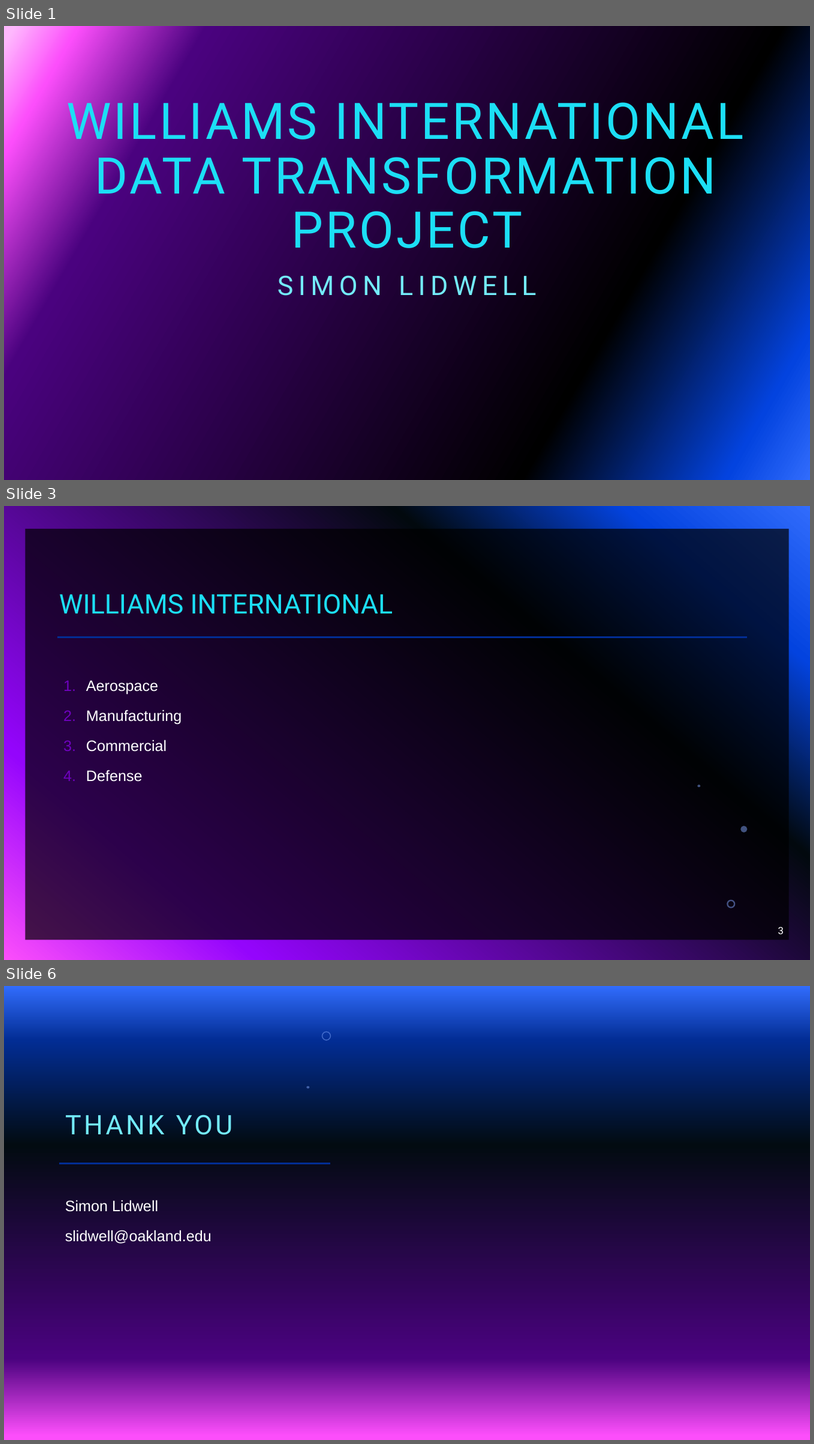
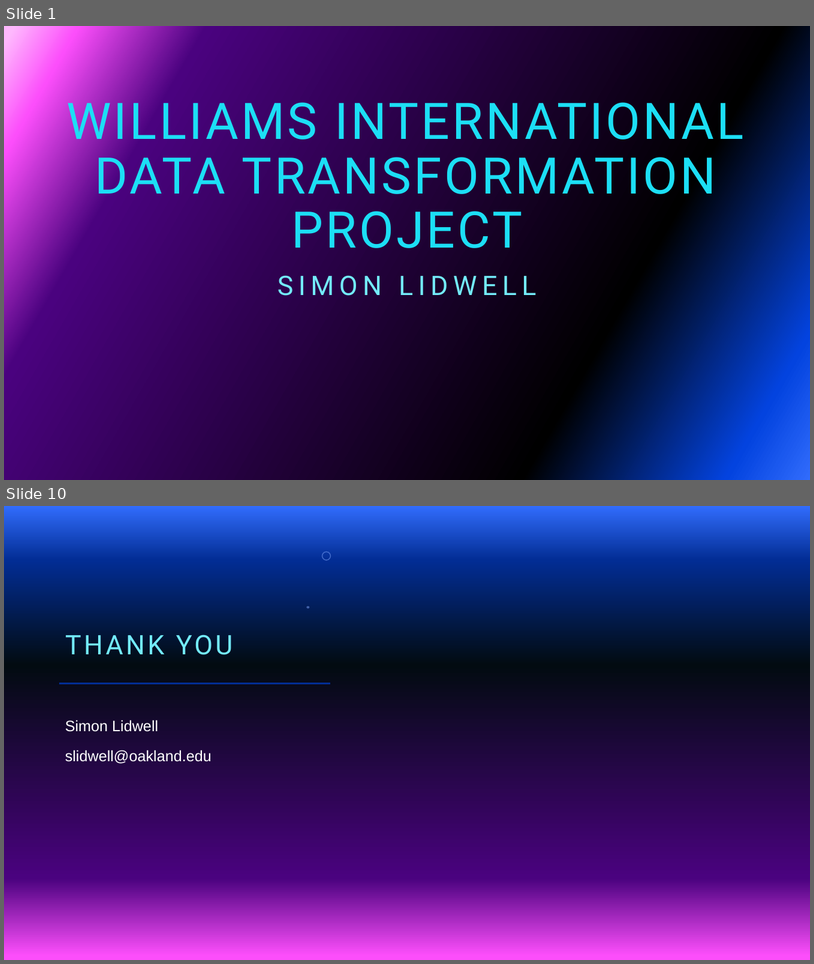
Before and after one commit to slidwell44/MIS6940_finalProject, a slide deck: docs/powerpoint/Technical - WI Data Lake.pptx. Shown one above the other, each under a label of ours: slides 1, 3 and 6 before the commit, slides 1 and 10 after it; the slides between them are not shown. The pictures are 814x1444 and 814x964 pixels, drawn with LibreOffice and Linux fonts; fonts in the diff are those of the drawing; background and template pictures are left out. Boxes give left, top, right and bottom in pixels: in the first picture for what was removed or moved away, otherwise in the second. Text is boxed around its words. In the diff, an @@ line names an element or a change of style, - is before the commit and + after.

```diff
--- a/docs/powerpoint/Technical - WI Data Lake.pptx
+++ b/docs/powerpoint/Technical - WI Data Lake.pptx
@@ slide 3 removed at bbox=[4, 506, 810, 960], background gradient #316CFC to #0343DF to #02090E to #9405FC to #FC4EFB @@
@@ rectangle removed at bbox=[25, 529, 789, 940] @@
@@ title removed at bbox=[59, 594, 393, 614] @@
-WILLIAMS INTERNATIONAL
@@ line removed from (57, 637) to (748, 637) @@
@@ text removed at bbox=[86, 680, 182, 781] @@
-1. Aerospace
-2. Manufacturing
-3. Commercial
-4. Defense
@@ freeform shape removed at bbox=[698, 784, 701, 787] @@
@@ freeform shape removed at bbox=[741, 825, 748, 832] @@
@@ freeform shape removed at bbox=[728, 899, 736, 907] @@
@@ page number removed at bbox=[779, 927, 784, 934] @@
-3
@@ what was slide 6 is now slide 10 @@
```
Also in this commit, not shown: 1 slide changed, 7 slides added, 2 other slides removed.
